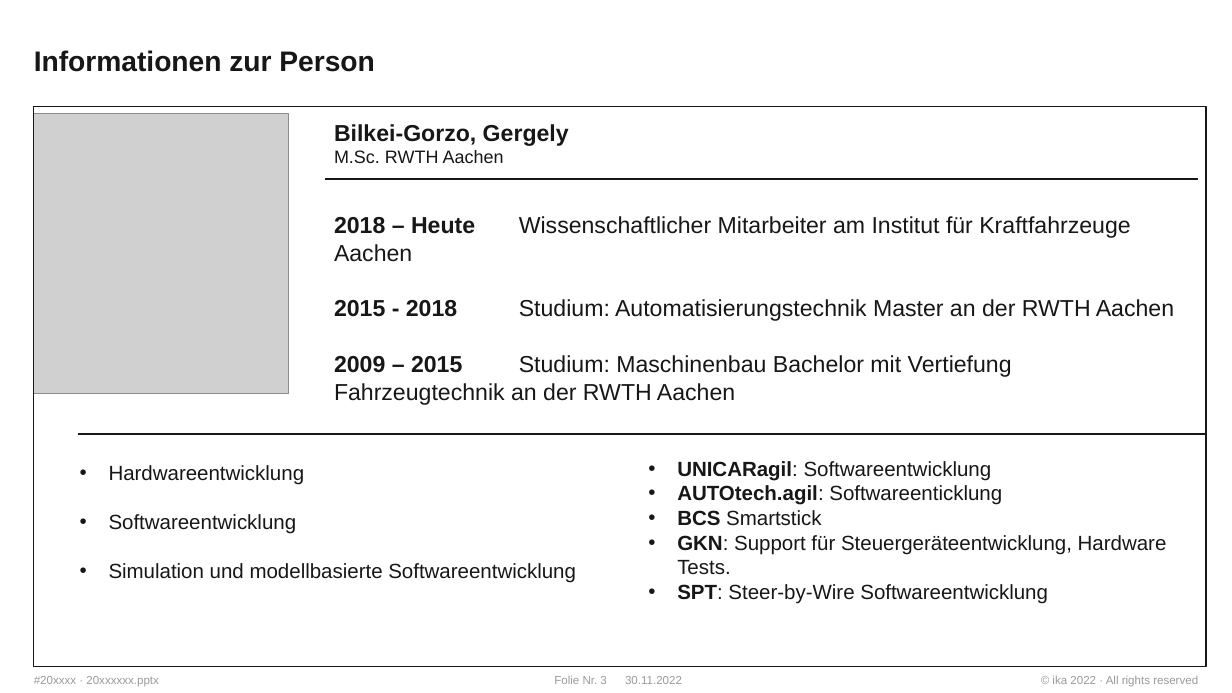
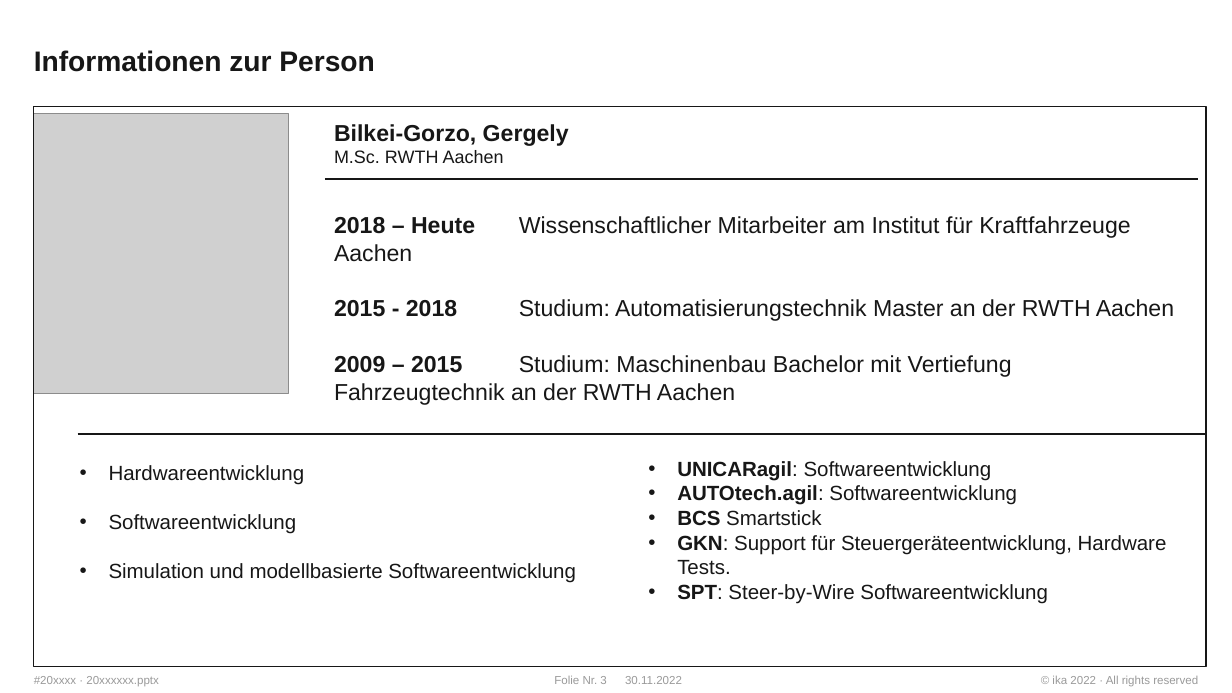
Before and after one commit to WhR4Ven/Diss_Dokument, a slide deck: slide 3 of Vortrag/Themenstellung.pptx. Drawn at 1232x693 pixels with LibreOffice and Linux fonts; fonts in the diff are those of the drawing; grey boxes stand for pictures; background and template pictures are left out. Boxes give left, top, right and bottom in pixels: in the first picture for what was removed or moved away, otherwise in the second. Text is boxed around its words. In the diff, an @@ line names an element or a change of style, - is before the commit and + after.

Commit message:
vortrag update

```diff
--- a/Vortrag/Themenstellung.pptx
+++ b/Vortrag/Themenstellung.pptx
@@ text at (677, 485, 1017, 505): text changed @@
-• AUTOtech.agil: Softwareenticklung
+• AUTOtech.agil: Softwareentwicklung
```
